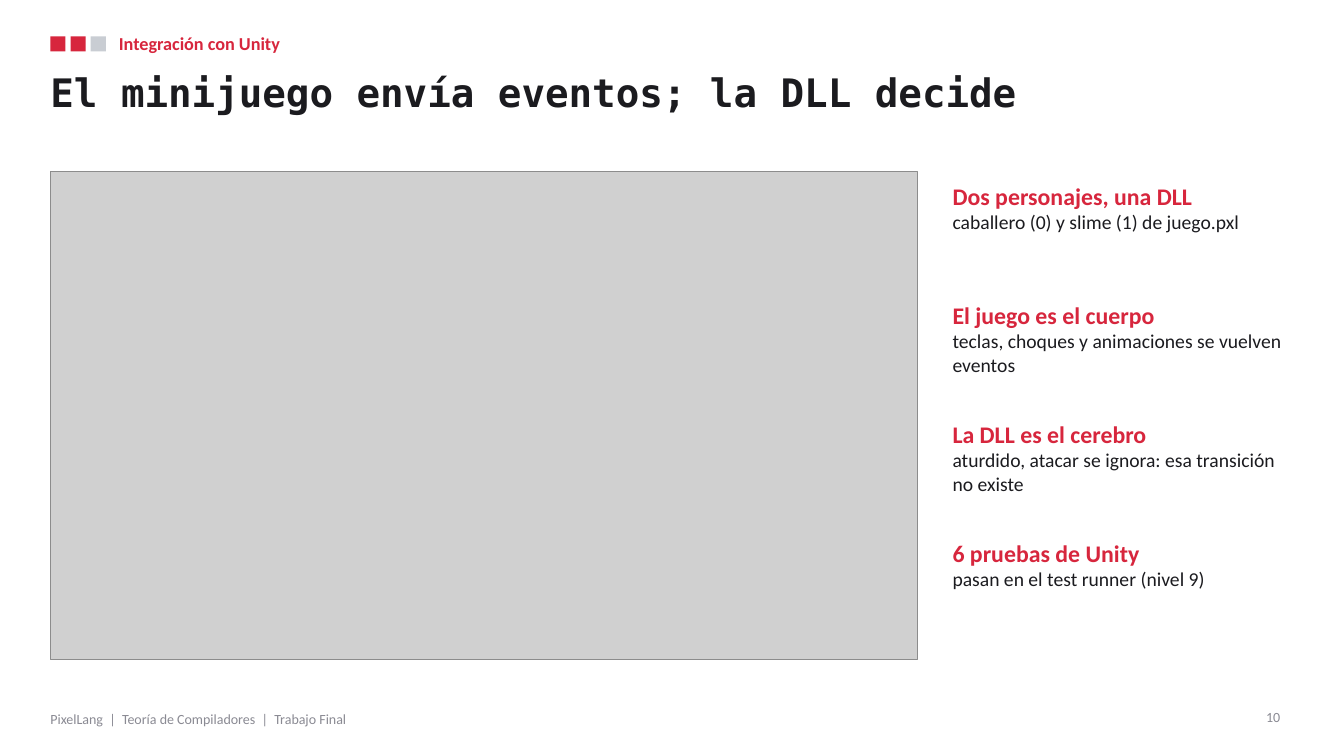
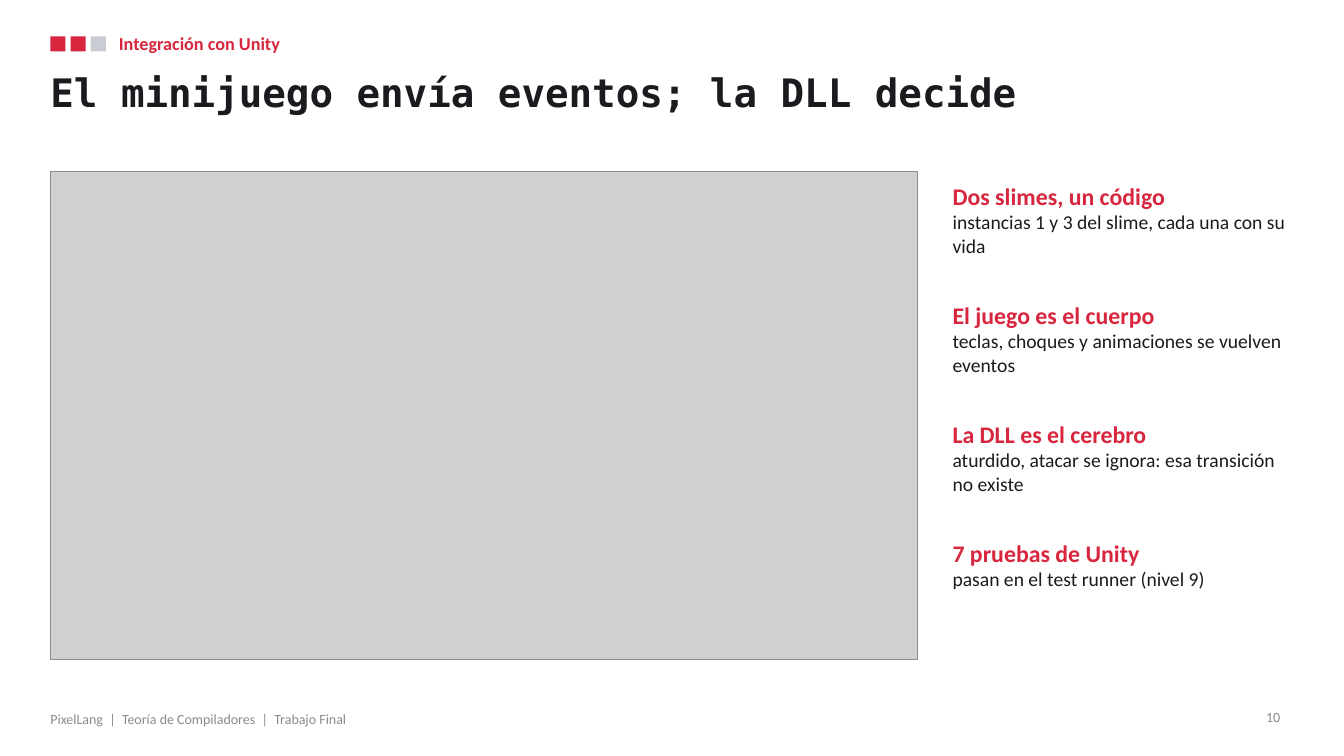
Before and after one commit to DavidRamPari/pixellang, a slide deck: slide 10 of docs/PixelLang_TrabajoFinal_Presentacion.pptx. Drawn at 1344x756 pixels with LibreOffice and Linux fonts; fonts in the diff are those of the drawing; grey boxes stand for pictures. Boxes give left, top, right and bottom in pixels: in the first picture for what was removed or moved away, otherwise in the second. Text is boxed around its words. In the diff, an @@ line names an element or a change of style, - is before the commit and + after.

Commit message:
Informe, presentación y video con los dos slimes
El informe explica las instancias de la interfaz C, el minijuego con dos slimes y el
nuevo límite (64 instancias por personaje); la Figura 2 y las capturas de la
presentación muestran a los dos slimes con vidas distintas. El video se grabó de nuevo
con la terminal y el minijuego actuales.

```diff
--- a/docs/PixelLang_TrabajoFinal_Presentacion.pptx
+++ b/docs/PixelLang_TrabajoFinal_Presentacion.pptx
@@ text at <box>953,188,1285,253</box>: text changed @@
-Dos personajes, una DLL
-caballero (0) y slime (1) de juego.pxl
+Dos slimes, un código
+instancias 1 y 3 del slime, cada una con su vida
@@ text at <box>953,545,1140,566</box>: text changed @@
-6 pruebas de Unity
+7 pruebas de Unity
```
Also in this commit, not shown: 4 other slides changed, 4 other files.
